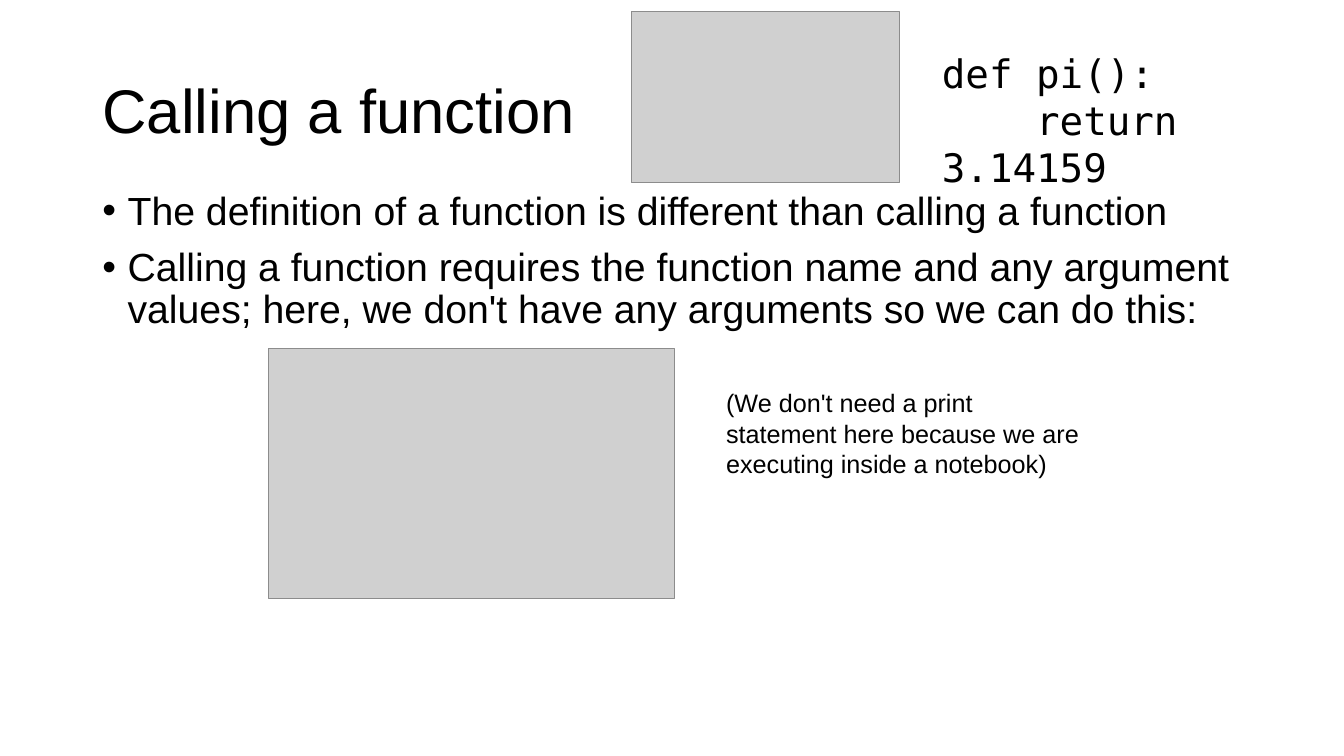
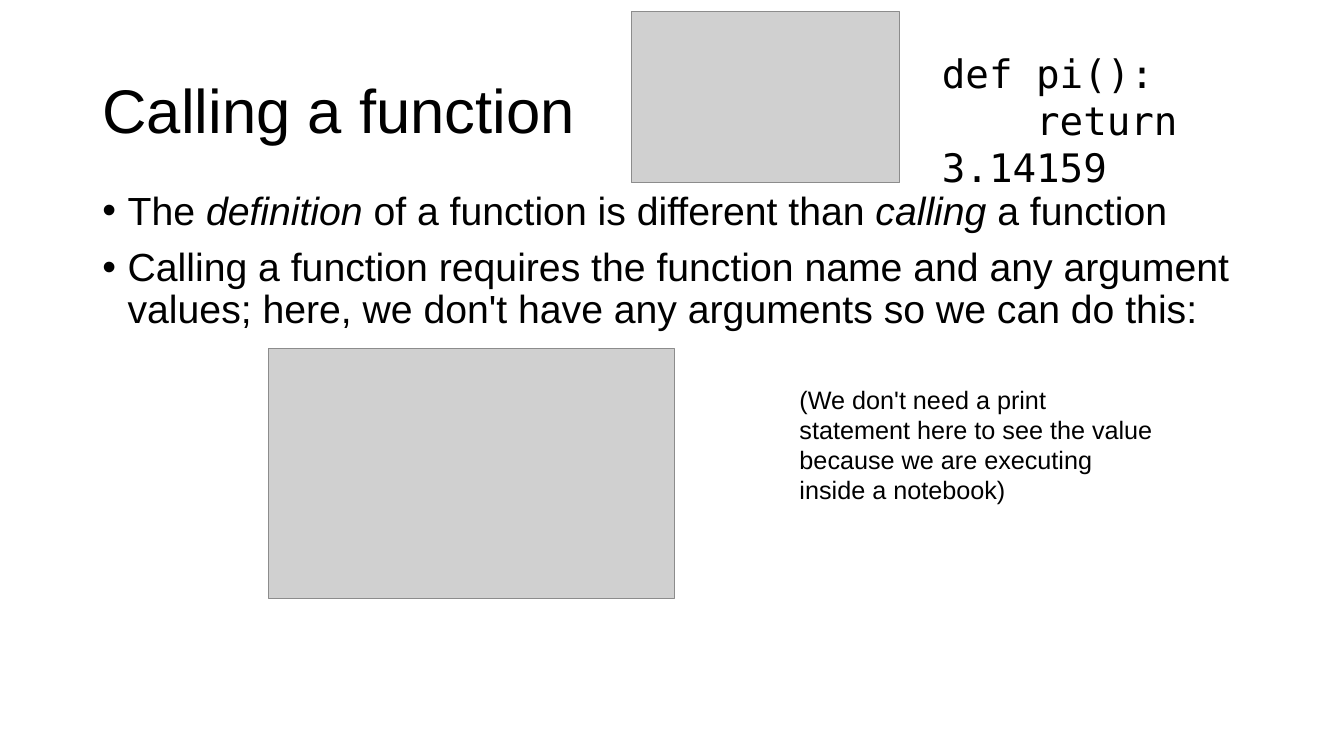
Before and after one commit to parrt/msds501, a slide deck: slide 9 of slides/functions.pptx (slide 8 before the commit). Drawn at 1344x756 pixels with LibreOffice and Linux fonts; fonts in the diff are those of the drawing; grey boxes stand for pictures; background and template pictures are left out. Boxes give left, top, right and bottom in pixels: in the first picture for what was removed or moved away, otherwise in the second. Text is boxed around its words. In the diff, an @@ line names an element or a change of style, - is before the commit and + after.

```diff
--- a/slides/functions.pptx
+++ b/slides/functions.pptx
@@ text at (128, 196, 1167, 233): italic on in "definition calling" @@
@@ text at (799, 390, 1152, 505): text changed @@
-(We don't need a print statement here because we are executing inside a notebook)
+(We don't need a print statement here to see the value because we are executing inside a notebook)
```
Also in this commit, not shown: 10 other slides changed, 8 slides added, 4 other files.
